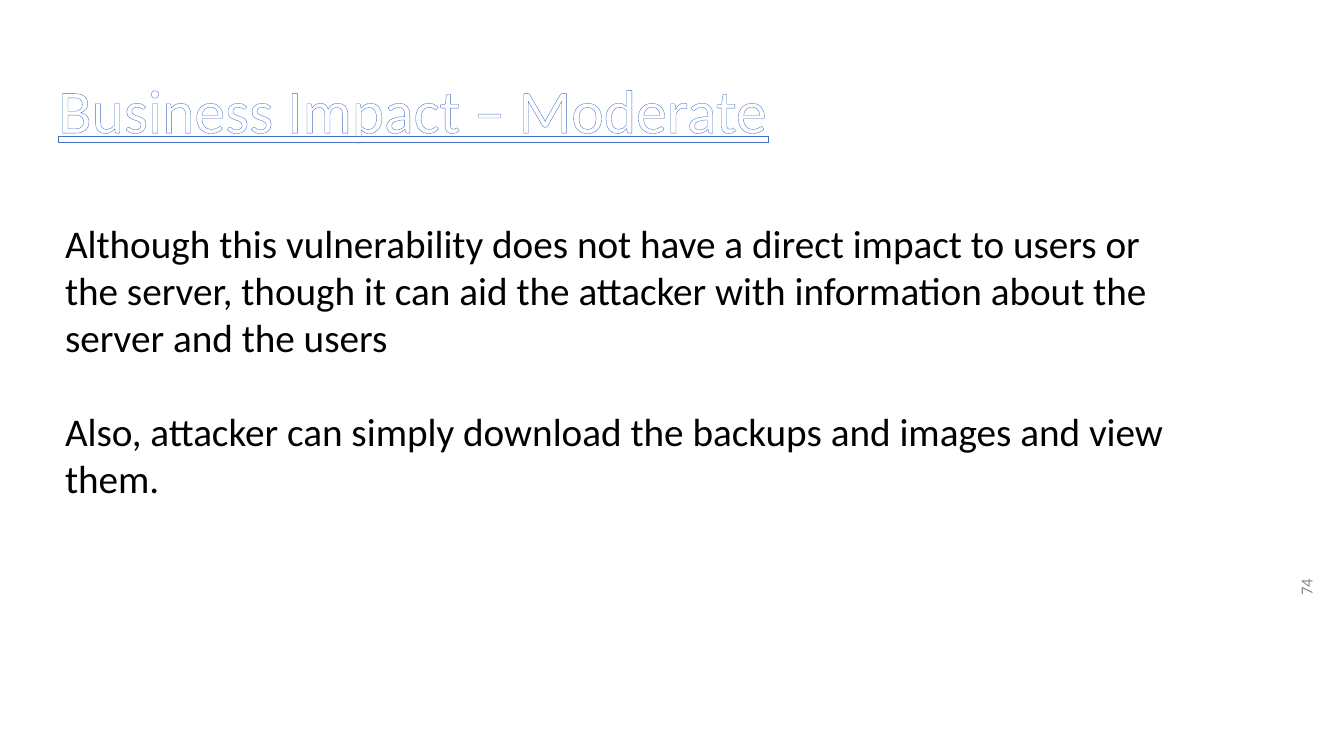
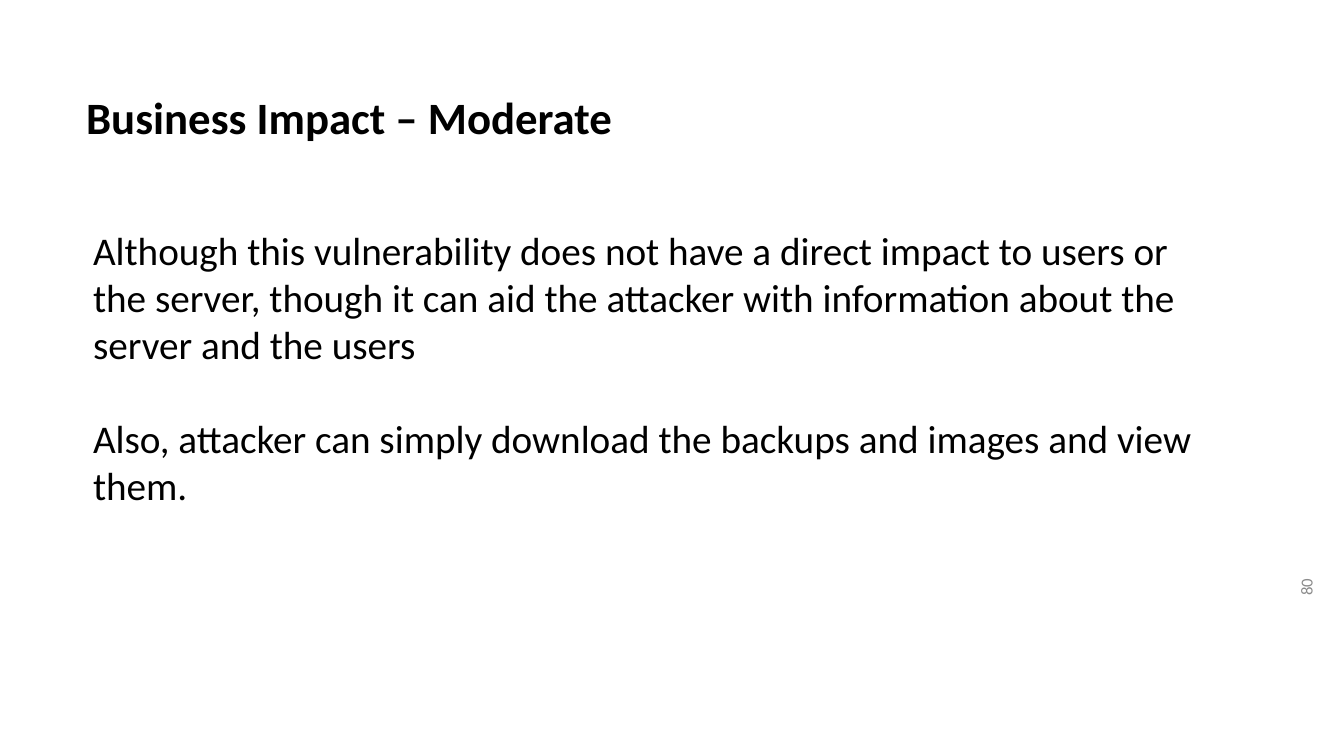
Before and after one commit to RocktimRajkumar/CEH-hack-a-thon, a slide deck: slide 80 of reports/Lifestyle Store/LifeStyle Store Application Reports.pptx (slide 74 before the commit). Drawn at 1344x756 pixels with LibreOffice and Linux fonts; fonts in the diff are those of the drawing. Boxes give left, top, right and bottom in pixels: in the first picture for what was removed or moved away, otherwise in the second. Text is boxed around its words. In the diff, an @@ line names an element or a change of style, - is before the commit and + after.

```diff
--- a/reports/Lifestyle Store/LifeStyle Store Application Reports.pptx
+++ b/reports/Lifestyle Store/LifeStyle Store Application Reports.pptx
@@ title "Business Impact – Moderate": place and size @@
-title "Business Impact – Moderate" at bbox=[58, 90, 767, 143]
+title "Business Impact – Moderate" at bbox=[86, 102, 612, 141]
@@ title "Business Impact – Moderate" at bbox=[86, 102, 612, 141]: size 44 to 32 pt, text colour #FFFFFF to #000000, letter outline #4472C4 0.8 pt to none, bold on, underline off @@
@@ text "Although this vulnerability does not ...": place and size @@
-text "Although this vulnerability does not ..." at bbox=[65, 230, 1163, 494]
+text "Although this vulnerability does not ..." at bbox=[93, 237, 1191, 501]
@@ page number at bbox=[1297, 580, 1317, 594]: text changed @@
-74
+80
```
Also in this commit, not shown: 4 other slides changed, 6 slides added.
